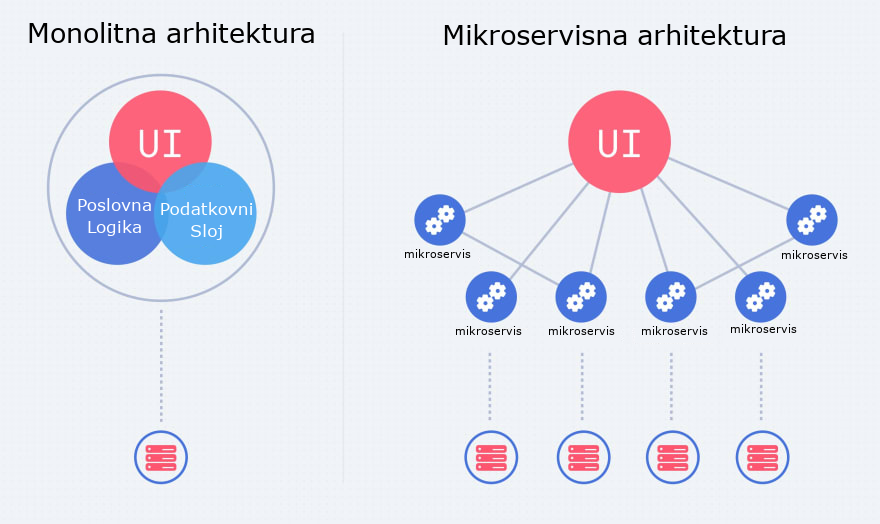
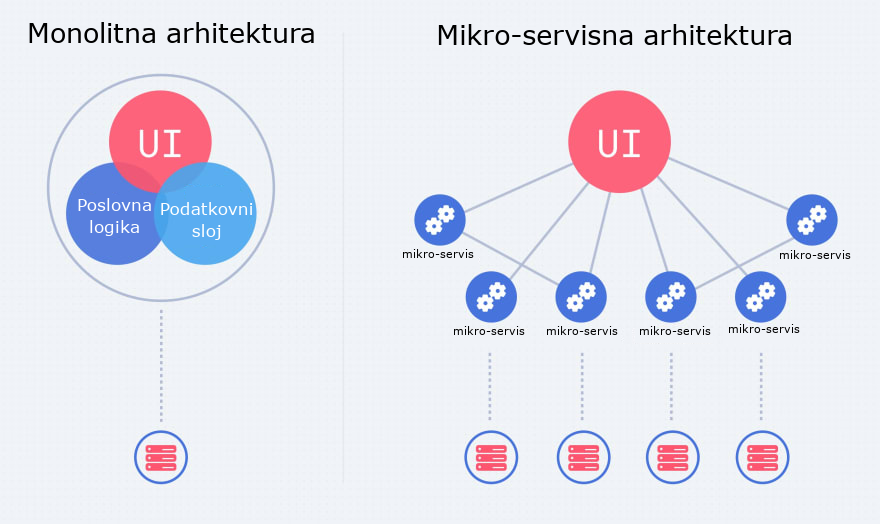
Layered file, before and after one edit (880px x 524px). Changes by layer:
renamed "Podatkovni Sloj" to "Podatkovni sloj", painted on it over [191, 224, 222, 240]
renamed "Poslovna Logika" to "Poslovna logika", painted on it over [88, 220, 141, 236]
renamed "mikroservis #5" to "mikro-servis #5", painted on it over [780, 250, 851, 259]
renamed "mikroservis #4" to "mikro-servis #4", painted on it over [729, 324, 800, 333]
renamed "mikroservis #3" to "mikro-servis #3", painted on it over [640, 326, 711, 335]
renamed "mikroservis #2" to "mikro-servis #2", painted on it over [547, 326, 618, 335]
renamed "mikroservis #1" to "mikro-servis #1", painted on it over [454, 326, 525, 335]
renamed "mikroservis" to "mikro-servis", painted on it over [403, 249, 474, 258]
renamed "Mikroservisna arhitektura" to "Mikro-servisna arhitektura", painted on it over [438, 24, 791, 45]
